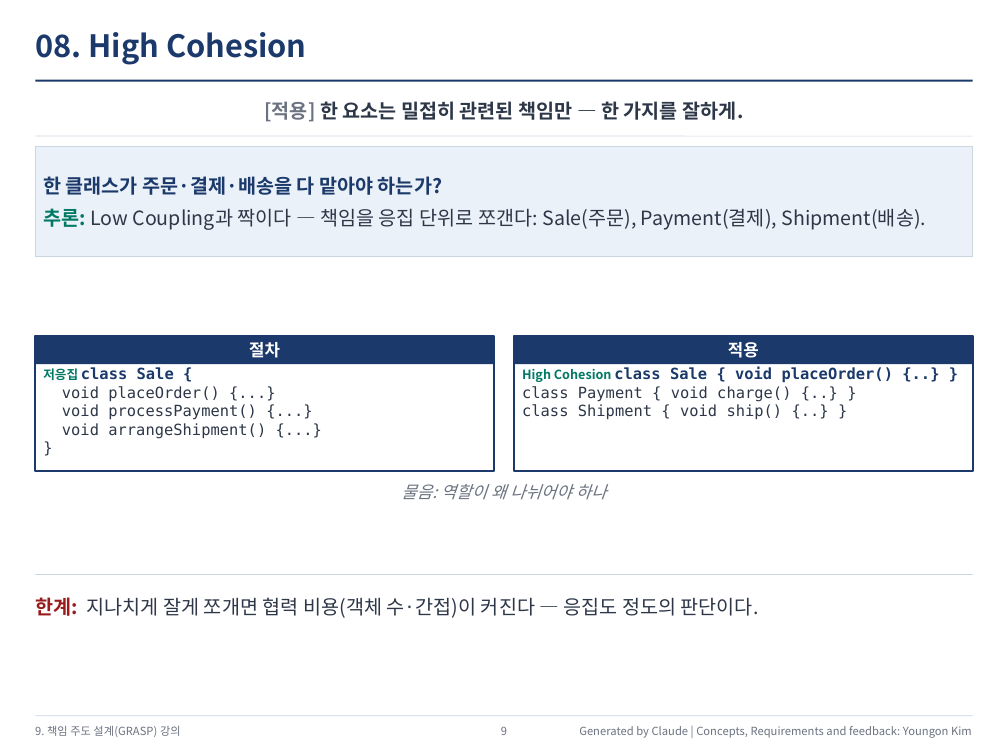
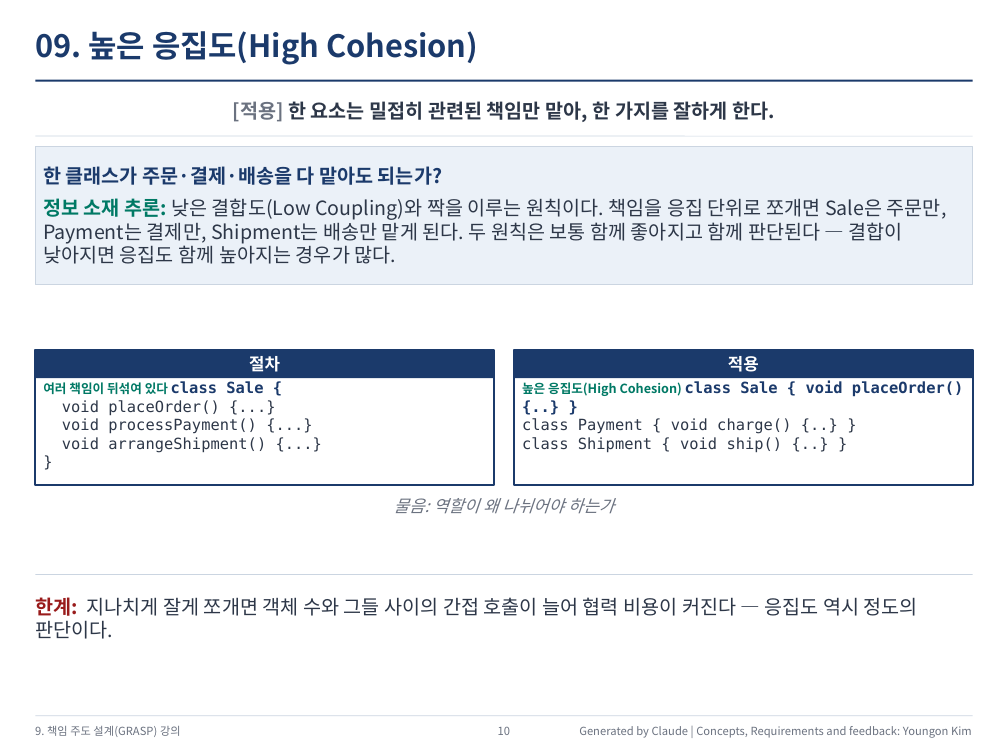
Before and after one commit to YoungSan77/TrainingMaterials, a slide deck: slide 10 of courses/ooad/out/Course_Session09_Output.pptx (slide 9 before the commit). Drawn at 1008x756 pixels with LibreOffice and Linux fonts; fonts in the diff are those of the drawing. Boxes give left, top, right and bottom in pixels: in the first picture for what was removed or moved away, otherwise in the second. Text is boxed around its words. In the diff, an @@ line names an element or a change of style, - is before the commit and + after.

```diff
--- a/courses/ooad/out/Course_Session09_Output.pptx
+++ b/courses/ooad/out/Course_Session09_Output.pptx
@@ text at (35,31,478,65): text changed @@
-08. High Cohesion
+09. 높은 응집도(High Cohesion)
@@ text at (233,101,775,122): text changed @@
-[적용] 한 요소는 밀접히 관련된 책임만 — 한 가지를 잘하게.
+[적용] 한 요소는 밀접히 관련된 책임만 맡아, 한 가지를 잘하게 한다.
@@ rectangle "한 클래스가 주문·결제·배송을 다 맡아도 ...": place and size @@
-rectangle "한 클래스가 주문·결제·배송을 다 맡아도 ..." at (35,146,973,257)
+rectangle "한 클래스가 주문·결제·배송을 다 맡아도 ..." at (35,146,973,285)
@@ text in rectangle at (43,166,947,264): text changed @@
-한 클래스가 주문·결제·배송을 다 맡아야 하는가?
-추론: Low Coupling과 짝이다 — 책임을 응집 단위로 쪼갠다: Sale(주문), Payment(결제), Shipment(배송).
+한 클래스가 주문·결제·배송을 다 맡아도 되는가?
+정보 소재 추론: 낮은 결합도(Low Coupling)와 짝을 이루는 원칙이다. 책임을 응집 단위로 쪼개면 Sale은 주문만, Payment는 결제만, Shipment는 배송만 맡게 된다. 두 원칙은 보통 함께 좋아지고 함께 판단된다 — 결합이 낮아지면 응집도 함께 높아지는 경우가 많다.
@@ 4 rectangles, 2 texts: place and size @@
-4 rectangles, 2 texts at (35,336,973,471)
+4 rectangles, 2 texts at (35,350,973,485)
@@ text at (43,381,263,394): text changed; size 11 to 9 pt; font DejaVu Sans Mono to Noto Sans CJK KR; text colour #1B3A6B to #007965 @@
-저응집 class Sale {
+여러 책임이 뒤섞여 있다 class Sale {
@@ text at (522,380,963,397): text changed @@
-High Cohesion class Sale { void placeOrder() {..} }
+높은 응집도(High Cohesion) class Sale { void placeOrder() {..} }
@@ text at (394,498,614,514): text changed @@
-물음: 역할이 왜 나뉘어야 하나
+물음: 역할이 왜 나뉘어야 하는가
@@ text at (35,597,918,639): text changed @@
-한계: 지나치게 잘게 쪼개면 협력 비용(객체 수·간접)이 커진다 — 응집도 정도의 판단이다.
+한계: 지나치게 잘게 쪼개면 객체 수와 그들 사이의 간접 호출이 늘어 협력 비용이 커진다 — 응집도 역시 정도의 판단이다.
@@ text at (498,727,510,735): text changed @@
-9
+10
```
Also in this commit, not shown: 11 other slides changed, 1 slide added, 2 other files.
